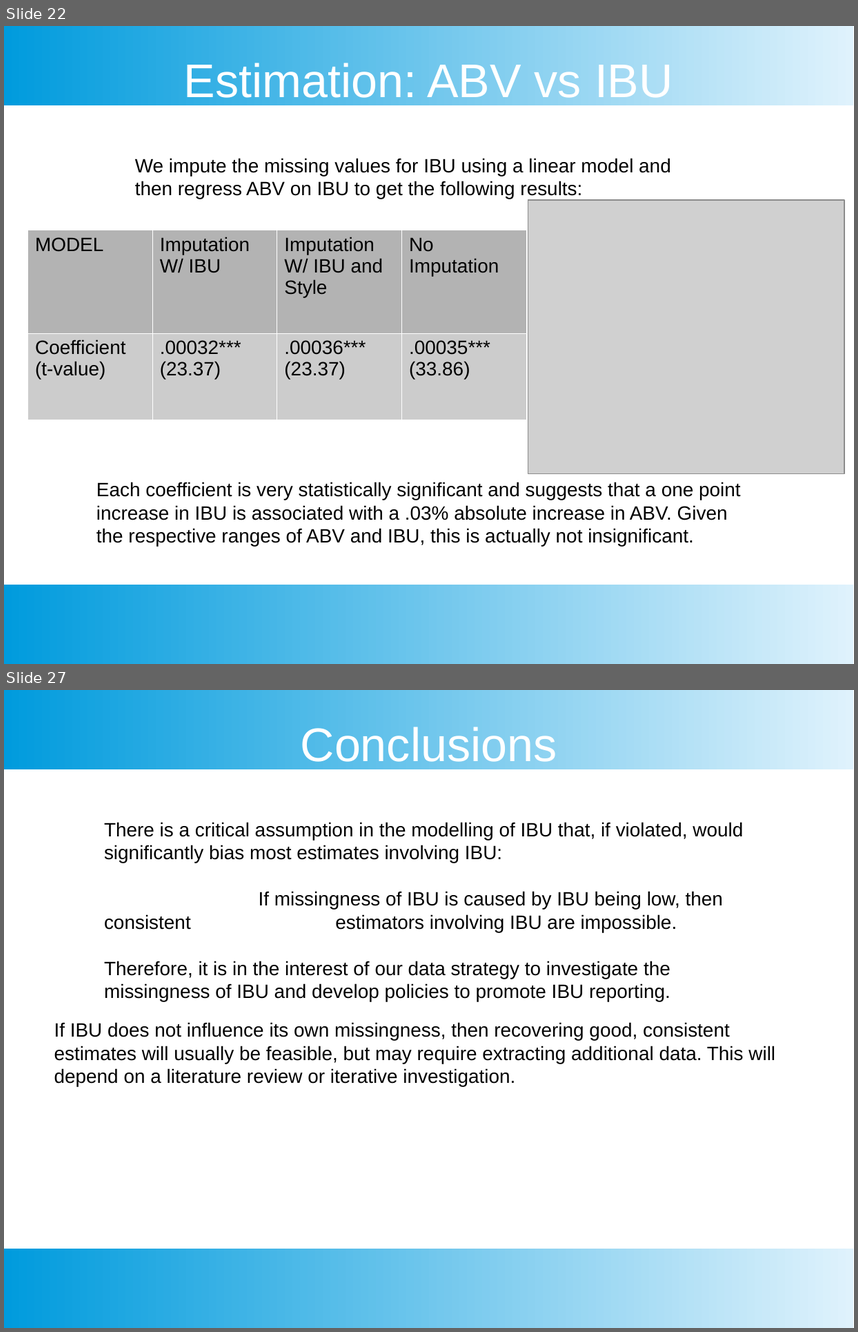
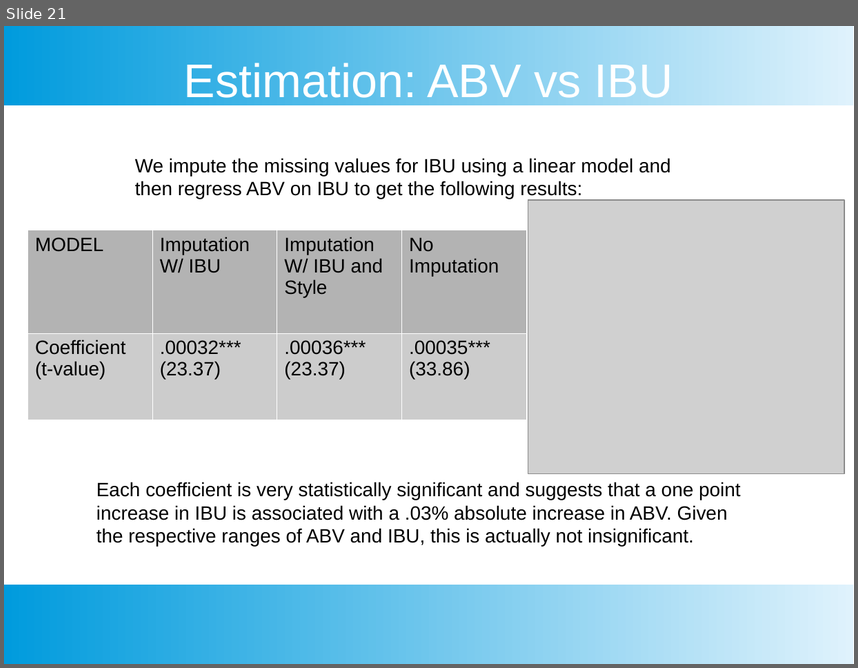
Before and after one commit to sjmiller8182/BeerAnalysis, a slide deck: presentations/Thompson_Kevin_Presentation.pptx. Shown one above the other, each under a label of ours: slides 22 and 27 before the commit, slide 21 after it; the slides between them are not shown. The pictures are 858x1332 and 858x668 pixels, drawn with LibreOffice and Linux fonts; fonts in the diff are those of the drawing; grey boxes stand for pictures. Boxes give left, top, right and bottom in pixels: in the first picture for what was removed or moved away, otherwise in the second. Text is boxed around its words. In the diff, an @@ line names an element or a change of style, - is before the commit and + after.

```diff
--- a/presentations/Thompson_Kevin_Presentation.pptx
+++ b/presentations/Thompson_Kevin_Presentation.pptx
@@ slide 27 removed at (x1=4, y1=690, x2=854, y2=1328), background #FFFFFF; not listed: 2 template elements that a slide beside it also shows @@
@@ text removed at (x1=301, y1=723, x2=557, y2=769) @@
-Conclusions
@@ text removed at (x1=104, y1=822, x2=743, y2=1002) @@
-There is a critical assumption in the modelling of IBU that, if violated, would significantly bias most estimates involving IBU:
-If missingness of IBU is caused by IBU being low, then consistent estimators involving IBU are impossible.
-Therefore, it is in the interest of our data strategy to investigate the missingness of IBU and develop policies to promote IBU reporting.
@@ text removed at (x1=54, y1=1022, x2=775, y2=1087) @@
-If IBU does not influence its own missingness, then recovering good, consistent estimates will usually be feasible, but may require extracting additional data. This will depend on a literature review or iterative investigation.
@@ what was slide 22 is now slide 21 @@
```
Also in this commit, not shown: 6 slides changed, 2 other slides removed, 1 other file.
